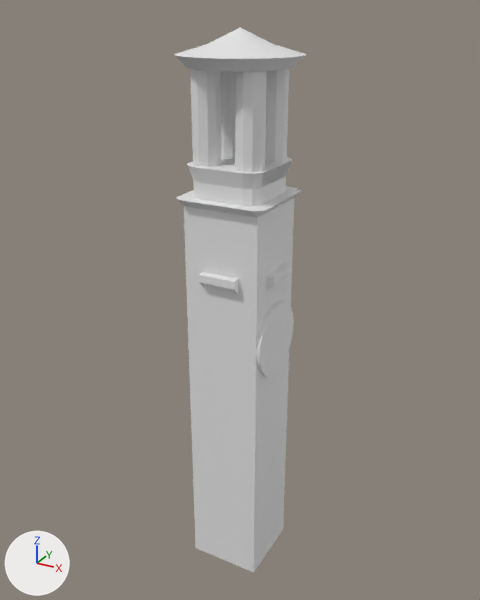
A saved change to the glTF model src/assets/models/3.glb.
One viewpoint serves both versions: a 50 mm lens placed at (5.53, -10.06, 10.83), pointed at (-0.1, 0.17, 5.72). Arrows for +X, +Y and +Z are at lower left; the lights stay in place. Where no turn or scale is listed for an object, it has been applied to the vertices. Vertices at the same position are counted once.

In view in the first picture: '3'.
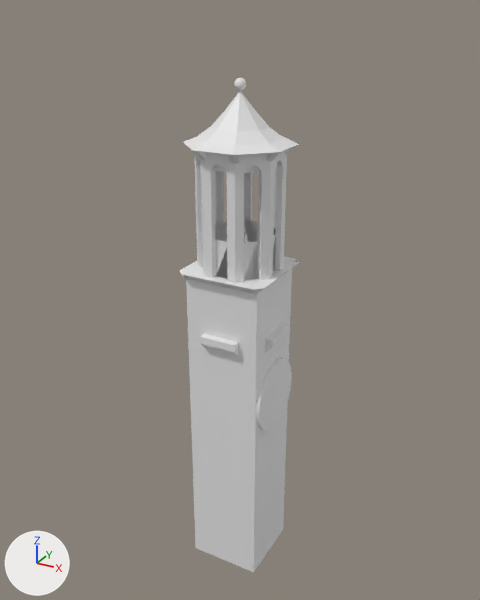
What differs and where, as boxes (x1, y1, x2, y2) in the pictures (480 x 600 px; the box of a moved part takes in the faces that stretch with it):
'3', reshaped (9% narrower, 9% shorter)
    before: (174, 27, 306, 572)
    after: (179, 78, 299, 572)
part 1 of me_cube_001, moved or reshaped
    before: (266, 264, 291, 291)
    after: (265, 324, 289, 352)
part 2 of me_cube_001, moved or reshaped
    before: (199, 272, 238, 294)
    after: (200, 334, 238, 356)
part 3 of me_cube_001, moved or reshaped
    before: (256, 301, 294, 377)
    after: (256, 358, 292, 431)
part 4 of me_cube_001, rebuilt (10% wider, 49% taller)
    before: (187, 69, 292, 206)
    after: (183, 78, 299, 283)
part 5 of me_cube_001, deleted
    before: (174, 27, 306, 72)
part 6 of me_cube_001, moved or reshaped
    before: (177, 187, 302, 433)
    after: (179, 257, 299, 433)

The edits, one by one:
me_cube_001 is used by ob_3; location (0.0, 0.0, 0.0).
me_cube_001 had 392 vertices, 767 faces and spanned x -1.06..1.06, y -1.06..1.06, z 0.0..10.55.
me_cube_001 now has 730 vertices, 1444 faces and spans x -0.92..0.92, y -0.92..0.92, z 0.0..9.78.
me_cube_001 part 1: the loose piece of 16 vertices spanning x 0.72..0.86, y -0.36..0.36, z 6.26..6.55 is moved by (0.0, 0.0, -1.22).
me_cube_001 part 2: the loose piece of 16 vertices spanning x -0.36..0.36, y -0.86..-0.72, z 6.26..6.55 is moved by (0.0, 0.0, -1.22).
me_cube_001 part 3: the loose piece of 64 vertices spanning x 0.72..0.79, y -0.72..0.72, z 4.45..5.89 is moved by (0.0, 0.0, -1.21).
me_cube_001 part 4: the loose piece of 106 vertices spanning x -0.73..0.73, y -0.74..0.74, z 7.84..9.95 is rebuilt with 573 vertices and now spans x -0.92..0.92, y -0.92..0.92, z 6.48..9.78.
me_cube_001 part 5: the loose piece of 129 vertices spanning x -1.06..1.06, y -1.06..1.06, z 9.95..10.55 is deleted.
Part 6, on me_cube_001:
20 vertices are removed from x -0.86..0.86, y -0.86..0.86, z 6.4..7.84.
55 faces are deleted.
20 vertices are added at x -0.86..0.86, y -0.86..0.86, z 5.18..6.48.
55 new faces join them.
